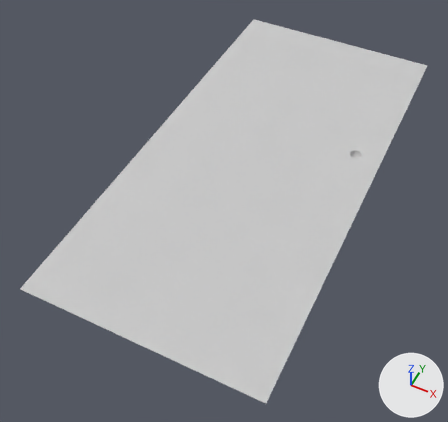
An edit to the FBX model Kalevala Pinball/Assets/Models/Playfield Surface.FBX, drawn before and after from the same camera.
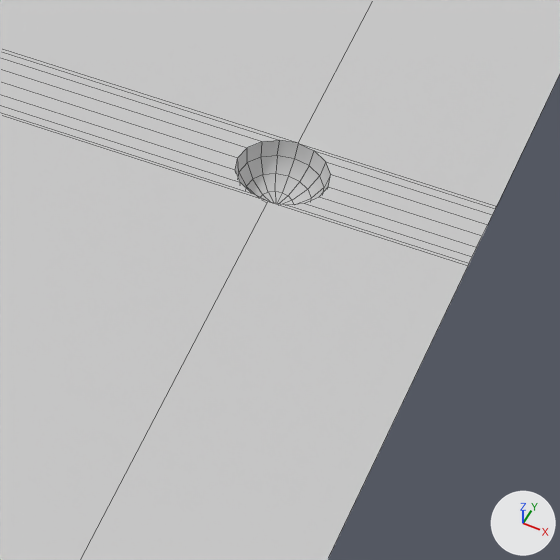
There are two pictures of each version: one whole from a camera (50 mm lens) standing at (0.396, -0.968, 0.985) and looking at (-0.031, -0.112, -0.084), one close up on the part from 71% to 87% of the width and 31% to 48% of the height. Every picture has the same lights, and +X, +Y and +Z are marked at lower right. The close-ups show mesh edges as thin lines. Where no turn or scale is listed for an object, it has been applied to the vertices.

In view in the first close-up: 'Playfield Surface'.
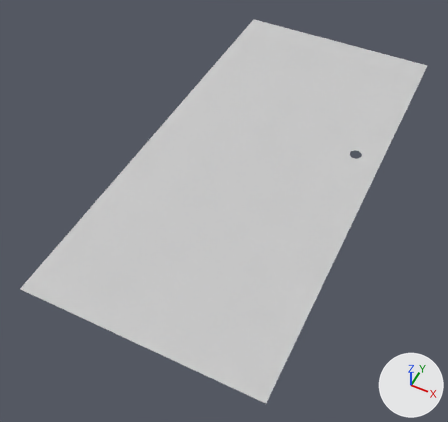
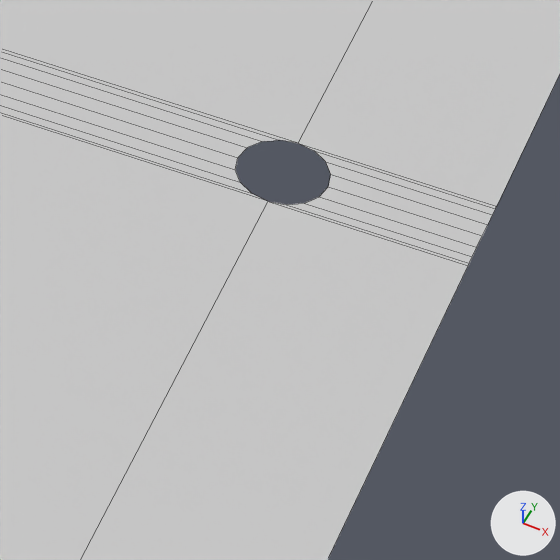
The change, as a diff of the scene's bpy script:
```diff
--- a/Kalevala Pinball/Assets/Models/Playfield Surface.FBX.py
+++ b/Kalevala Pinball/Assets/Models/Playfield Surface.FBX.py
@@ me_mesh @@
 # used by ob_playfield_surface; location = (0.0, 0.0, 0.0)
-me_mesh.from_pydata(...)  # 89 vertices, 84 faces; spans x -0.257..0.257, y -0.533..0.533, z -0.014..0.0
+me_mesh.from_pydata(...)  # 40 vertices, 20 faces; spans x -0.257..0.257, y -0.533..0.533, z 0.0
+# me_mesh part 1
+# 49 vertices are removed from x 0.183..0.209, y 0.1..0.126, z -0.014..-0.005
+# 64 faces are deleted
+# me_mesh part 2: the surface is now shaded flat
 me_mesh.materials.append(mat_playfield_surface)
```

Location of each change, [x1, y1, x2, y2] in pixels of the close-ups (560 x 560 px):
part 1 of me_mesh, deleted: before [236, 140, 331, 205]
